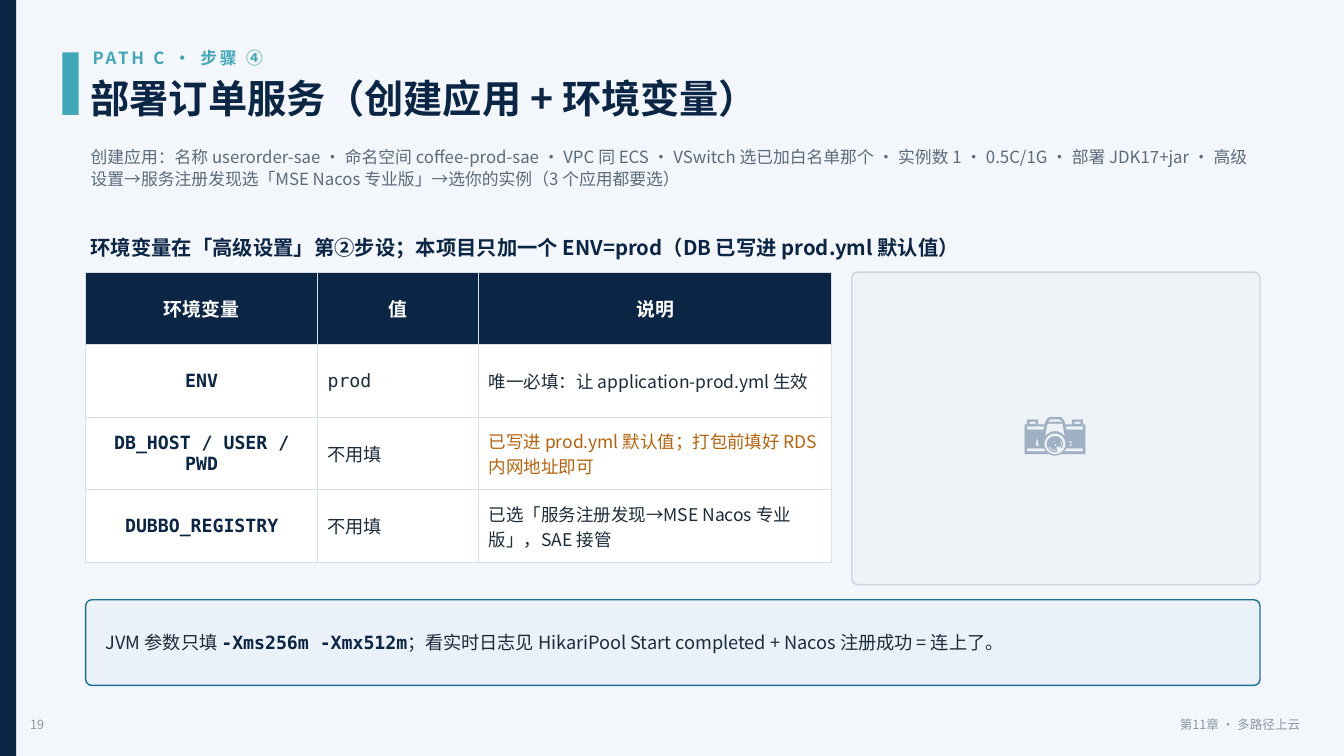
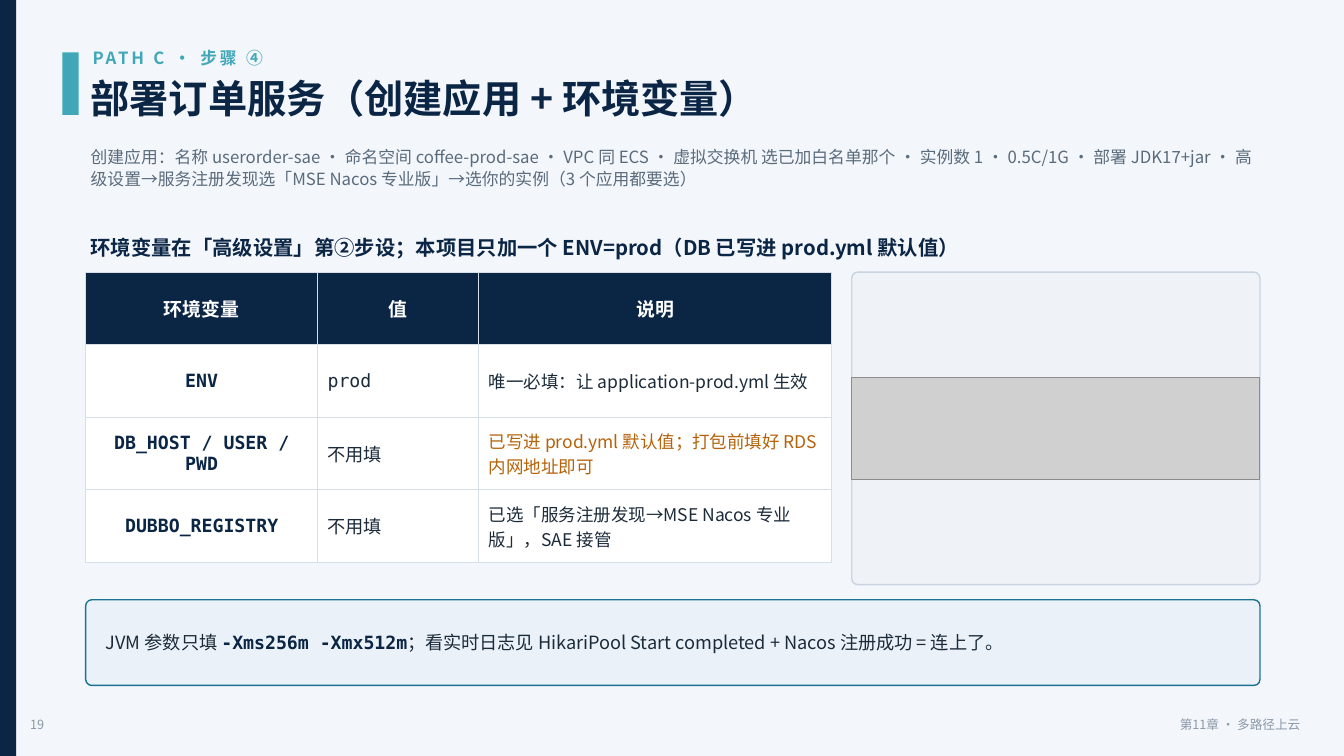
Before and after one commit to coffeeliuwei/cloudnativeapp, a slide deck: slide 20 of deck/第11章-上云部署-课件.pptx. Drawn at 1344x756 pixels with LibreOffice and Linux fonts; fonts in the diff are those of the drawing; grey boxes stand for pictures. Boxes give left, top, right and bottom in pixels: in the first picture for what was removed or moved away, otherwise in the second. Text is boxed around its words. In the diff, an @@ line names an element or a change of style, - is before the commit and + after.

```diff
--- a/deck/第11章-上云部署-课件.pptx
+++ b/deck/第11章-上云部署-课件.pptx
@@ text at (x1=91, y1=149, x2=1252, y2=187): text changed @@
-创建应用：名称 userorder-sae · 命名空间 coffee-prod-sae · VPC 同 ECS · VSwitch 选已加白名单那个 · 实例数 1 · 0.5C/1G · 部署 JDK17+jar · 高级设置→服务注册发现选「MSE Nacos 专业版」→选你的实例（3 个应用都要选）
+创建应用：名称 userorder-sae · 命名空间 coffee-prod-sae · VPC 同 ECS · 虚拟交换机 选已加白名单那个 · 实例数 1 · 0.5C/1G · 部署 JDK17+jar · 高级设置→服务注册发现选「MSE Nacos 专业版」→选你的实例（3 个应用都要选）
@@ text removed at (x1=852, y1=272, x2=1260, y2=585) @@
-📷
@@ picture added at (x1=852, y1=377, x2=1260, y2=480) @@
```
Also in this commit, not shown: 16 other slides changed, 3 other files.
